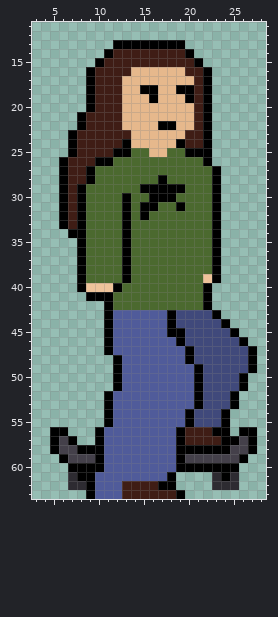
Two states of a pixel-art sprite, Assets/Sprites/skater - pushoff.gif. Above is the file before it was changed.
The file is 192x384 pixels, drawn in blocks of 6x6; one block is one cell here. Colours within 5 levels of each other are drawn and written as one. Shown: x 3..28, y 11..63.
After the commit:
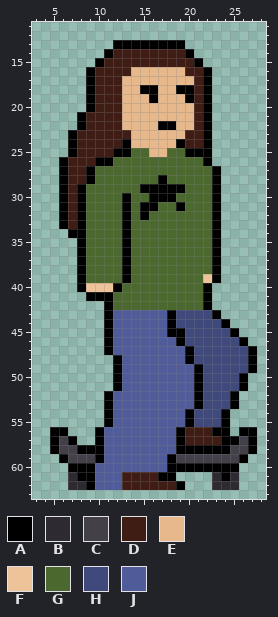
Palette (. is transparent): A #000000  B #2d2b31  C #44404a  D #3f1d15  E #e6b88c  F #eec39a  G #4b692f  H #40497b  J #505b9a
Change:
@@ x 7..21 @@
 58 CAAAJJJJJJJJAAA
-59 CCCAJJJJJJJJACC
-60 AAAAJJJJJJJJAAA
-61 BAAJJJJJJJJA...
-62 BBAJJJDDDDAA...
-63 ..AJJJDDDDDDA..
+59 CCCAJJJJJJJACCC
+60 AAAJJJJJJJJAAAA
+61 BAAJJJDDDDAA...
+62 BBAJJJDDDDDDA..
+63 ...............
